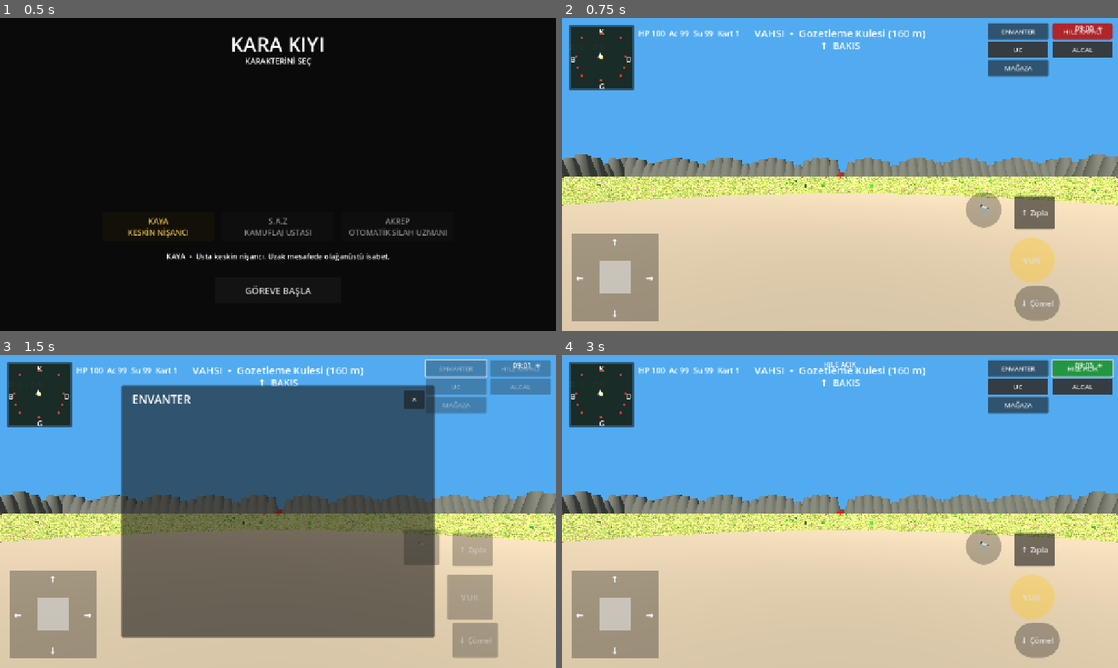
Above: before the commit, frames 1-4 (two rows, left to right).
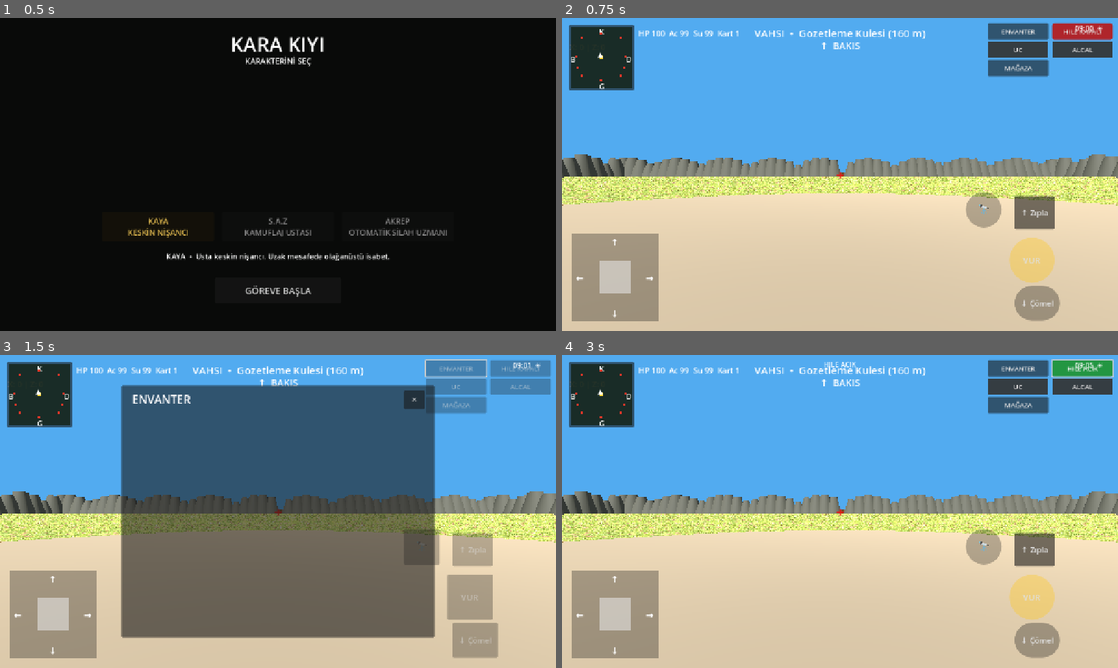
Above: after the commit, the same moments.

Repository: cantrsx-blip/GrayCardWars
Game: Godot game, scene res://scenes/Intro.tscn
The game is run twice, just before and just after one commit, with the same random seed, the same clock (stepped at 60 frames per second) and the same inputs.
Inputs:
- Up to frame 1 (0.5 s): no input
- Up to frame 2 (0.75 s): click "GÖREVE BAŞLA" at 0.5 s
- Up to frame 3 (1.5 s): click "ENVANTER" at 1.25 s
- Up to frame 4 (3 s): click "✕" at 2 s; click "HILE KAPALI" at 2.75 s

Frame 1 is identical in both runs. In frame 2, less than 0.1% of the frame differs, in the area x 3-100%, y 50-56%; in frame 3, less than 0.1%; in frame 4, less than 0.1%.

Commit message:
Disable legacy WorldFix grass autoload

Diff:
--- a/project.godot
+++ b/project.godot
@@ -6,8 +6,6 @@
 config/icon="res://file_000000003cbc82108d80fc507c423a7e.png"
 run/main_scene="res://scenes/Intro.tscn"
 
-[autoload]
-WorldFix="*res://scripts/world_fix.gd"
 
 [display]
 window/size/viewport_width=1280
